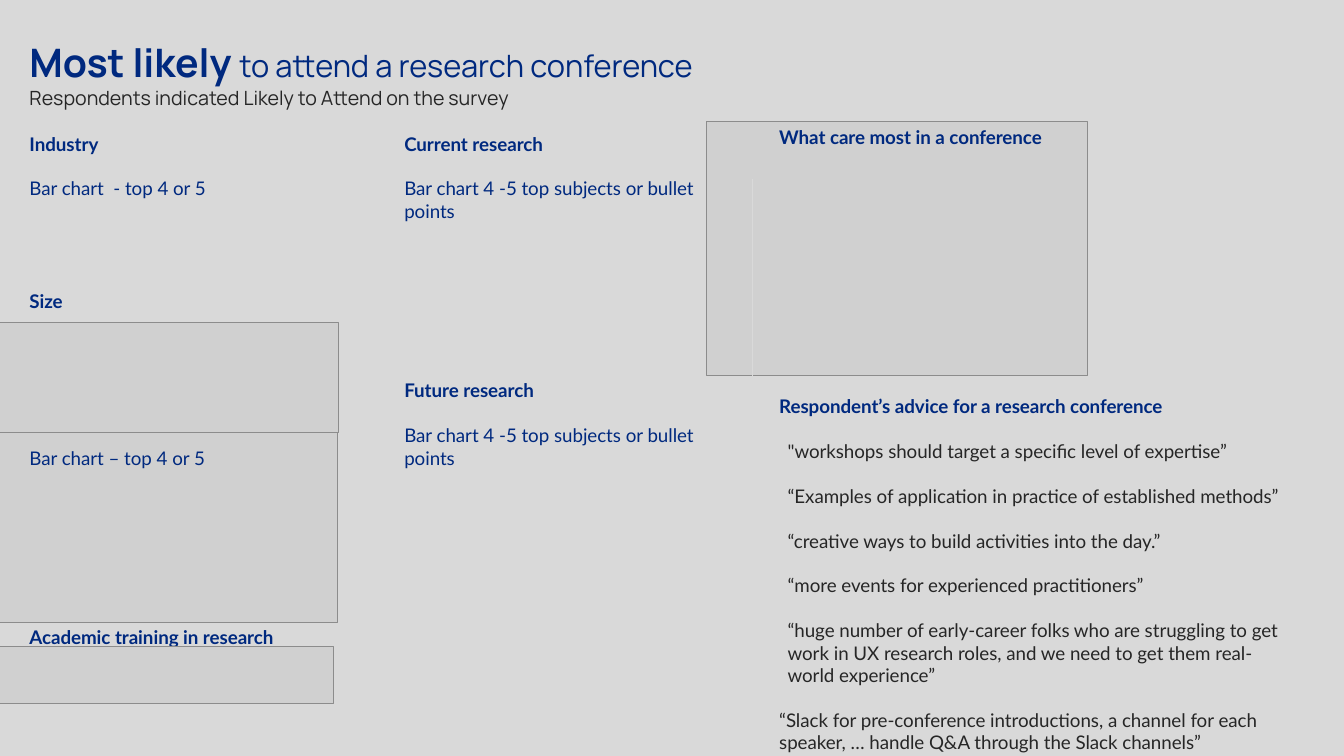
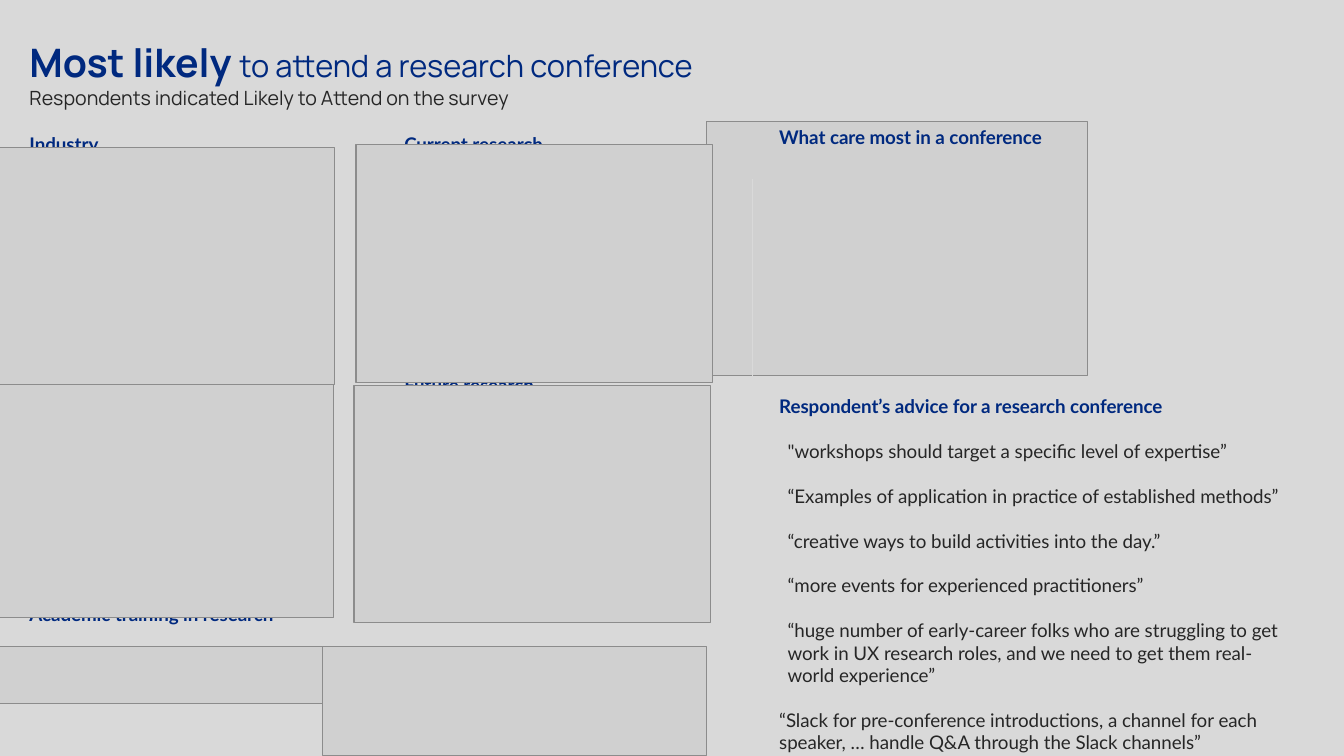
Before and after one commit to PersonaPredicta/Survey_Says..., a slide deck: slide 14 of New_personas.pptx. Drawn at 1344x756 pixels with LibreOffice and Linux fonts; fonts in the diff are those of the drawing; grey boxes stand for pictures. Boxes give left, top, right and bottom in pixels: in the first picture for what was removed or moved away, otherwise in the second. Text is boxed around its words. In the diff, an @@ line names an element or a change of style, - is before the commit and + after.

Commit message:
added new viz functions

```diff
--- a/New_personas.pptx
+++ b/New_personas.pptx
@@ picture added at (0, 147, 335, 385) @@
@@ picture added at (356, 145, 713, 383) @@
@@ text at (29, 181, 206, 308): paragraphs removed @@
-Bar chart - top 4 or 5
-Size
-100% stacked bar chart
@@ text at (404, 181, 694, 222): paragraph removed @@
-Bar chart 4 -5 top subjects or bullet points
@@ picture: place and size @@
-picture at (0, 385, 338, 623)
+picture at (0, 380, 334, 618)
@@ picture added at (354, 385, 711, 623) @@
@@ text at (29, 451, 205, 469): paragraph removed @@
-Bar chart – top 4 or 5
@@ text at (404, 599, 437, 622): text changed; bold on @@
-Bar chart 4 -5 top subjects or bullet points
+Size
@@ picture: place and size @@
-picture at (0, 323, 339, 433)
+picture at (323, 646, 707, 756)
```
